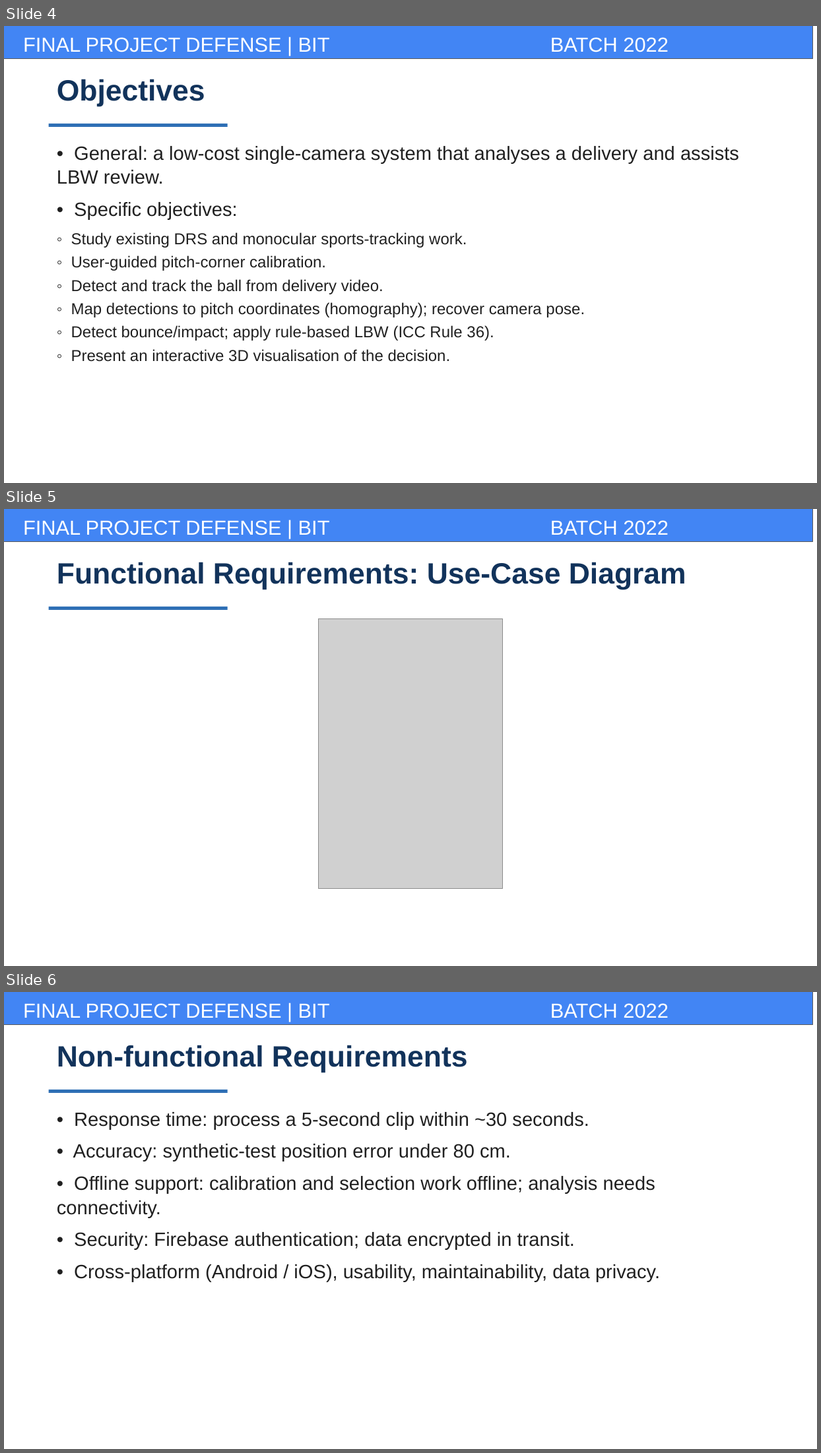
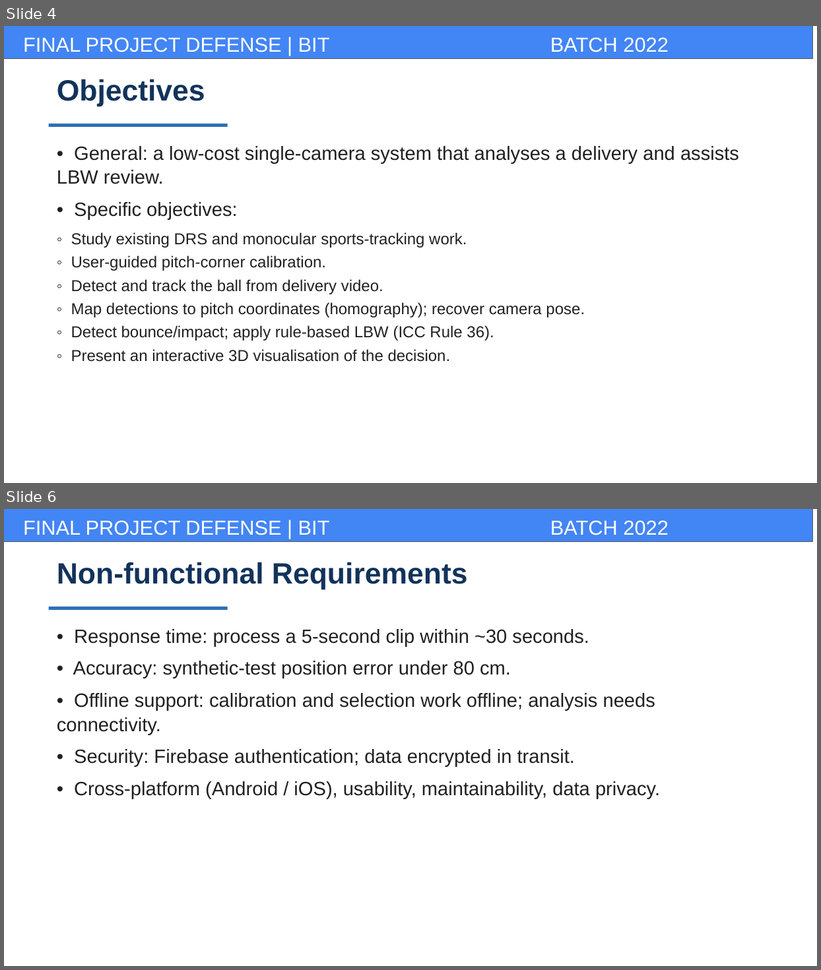
Before and after one commit to kafle1/pocket-drs, a slide deck: dump/report_docs/pocketdrs_presentation.pptx. Shown one above the other, each under a label of ours: slides 4, 5 and 6 before the commit, slides 4 and 6 after it; the slides between them are not shown. The pictures are 821x1453 and 821x970 pixels, drawn with LibreOffice and Linux fonts; fonts in the diff are those of the drawing; grey boxes stand for pictures; background and template pictures are left out. Boxes give left, top, right and bottom in pixels: in the first picture for what was removed or moved away, otherwise in the second. Text is boxed around its words. In the diff, an @@ line names an element or a change of style, - is before the commit and + after.

```diff
--- a/dump/report_docs/pocketdrs_presentation.pptx
+++ b/dump/report_docs/pocketdrs_presentation.pptx
@@ slide 5 removed at (4,509,817,966), background #FFFFFF; not listed: 3 template elements that a slide beside it also shows @@
@@ text removed at (57,562,686,590) @@
-Functional Requirements: Use-Case Diagram
@@ rectangle removed at (49,607,228,610) @@
@@ picture removed at (319,619,502,890) @@
```
Also in this commit, not shown: 1 slide added, 3 other files.
